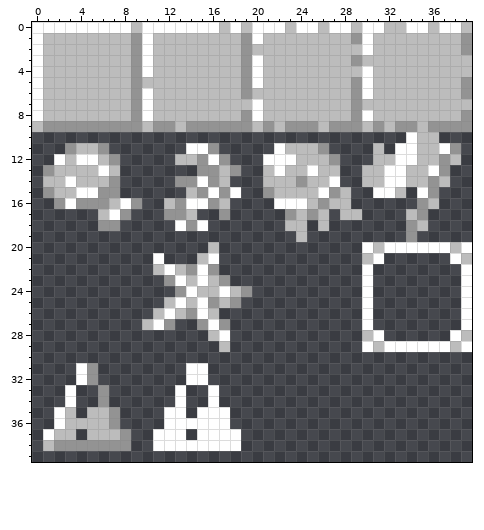
A pixel-art sprite gets an edit: Resource/Image/Squares.png. Above: the version before the commit.
The file is 40x40 pixels.
After:
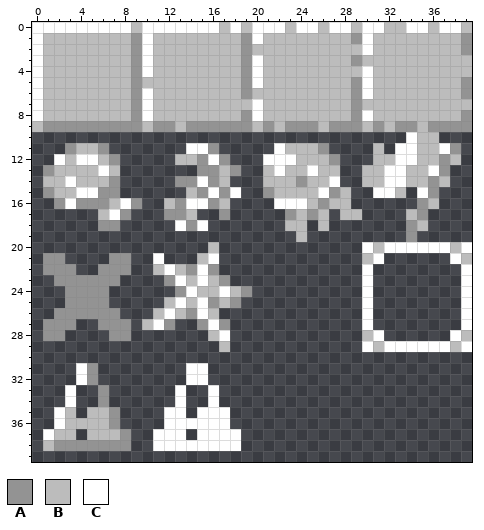
Palette (. is transparent): A #939393  B #bcbcbc  C #ffffff
The edit:
@@ x 0..10 @@
 20 ...........
-21 ...........
-22 ...........
-23 ...........
-24 ...........
-25 ...........
-26 ...........
-27 ..........B
-28 ...........
+21 .AA....AA..
+22 .AAA..AAA..
+23 ..AAAAAA...
+24 ...AAAA....
+25 ...AAAA....
+26 ..AAAAAA...
+27 .AAA..AAA.B
+28 .AA....AA..
 29 ...........
Pixel boxes of the changes (left, top, right, bottom) in both pictures:
added: (43, 253, 131, 341)
